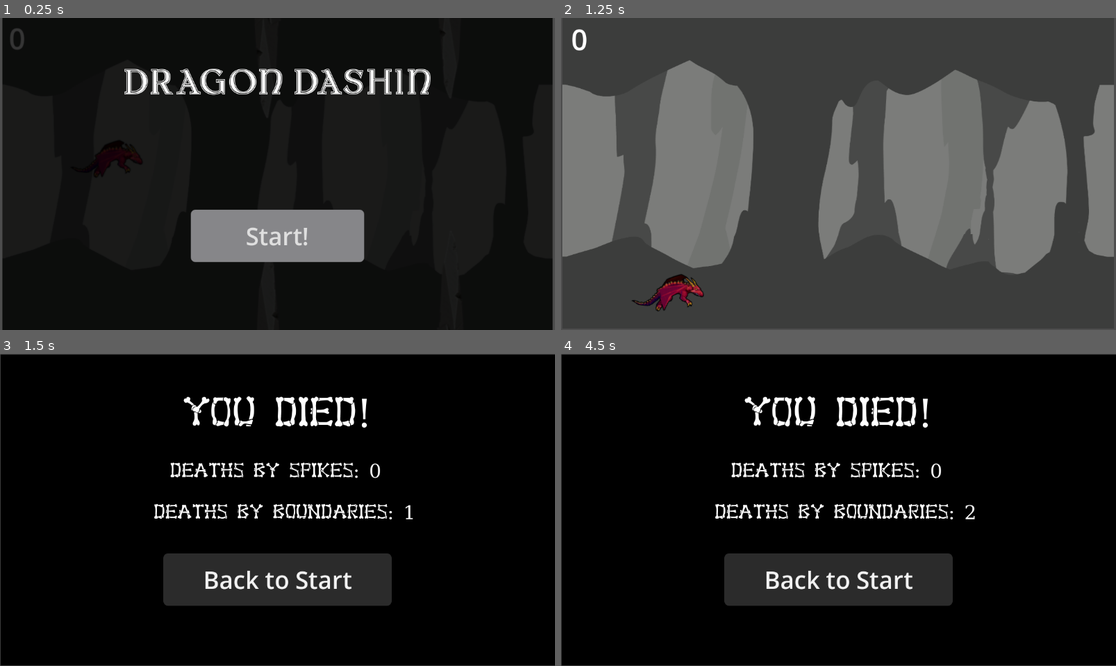
Above: before the commit, frames 1-4 (two rows, left to right).
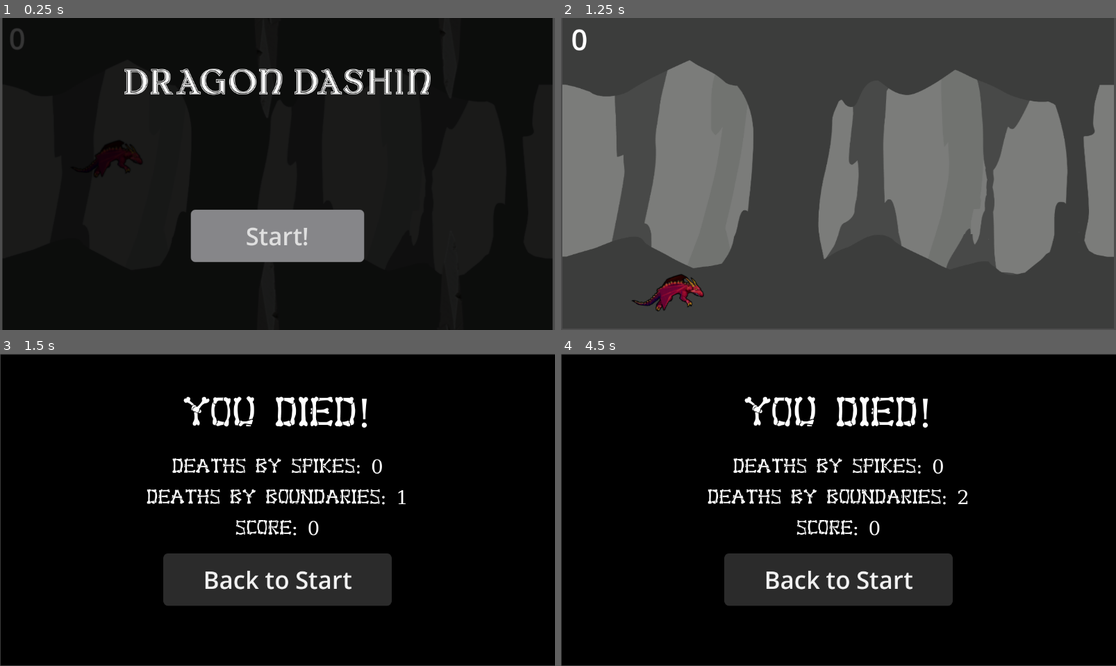
Above: after the commit, the same moments.

Repository: savagerunderscorelex/flappy-game
Game: Godot game, scene res://scenes/main_menu.tscn
Two runs of this game, one before a commit and one after it. Both use one fixed random seed, a clock stepped at 60 frames per second and the inputs below.
Inputs:
- Up to frame 1 (0.25 s): no input
- Up to frame 2 (1.25 s): click "Start!" at 0.5 s
- Up to frame 3 (1.5 s): tap Enter at 1.25 s
- Up to frame 4 (4.5 s): tap Space at 2 s; click "Back to Start" at 2.75 s; click "Start!" at 3.5 s

Frames 1-2 are identical in both runs. In frame 3, 3.4% of the frame differs, in the area x 26-75%, y 33-59%; in frame 4, 3.4%.

Commit message:
updated readme, added score label to death screen

Diff:
--- a/flappy-game/scenes/death_screen.tscn
+++ b/flappy-game/scenes/death_screen.tscn
@@ -86,14 +86,15 @@
 anchor_top = 0.5
 anchor_right = 0.5
 anchor_bottom = 0.5
-offset_left = -385.0
-offset_top = -110.0
-offset_right = 377.0
-offset_bottom = -47.0
+offset_left = -381.0
+offset_top = -119.5
+offset_right = 381.0
+offset_bottom = -56.5
 grow_horizontal = 2
 grow_vertical = 2
 theme_override_fonts/font = ExtResource("2_mqh5l")
 theme_override_font_sizes/font_size = 40
+text = "placeholder"
 horizontal_alignment = 1
 vertical_alignment = 1
 
@@ -104,14 +105,34 @@
 anchor_top = 0.5
 anchor_right = 0.5
 anchor_bottom = 0.5
-offset_left = -471.0
-offset_top = -28.0
-offset_right = 501.0
-offset_bottom = 42.0
+offset_left = -486.0
+offset_top = -59.0
+offset_right = 486.0
+offset_bottom = 11.0
 grow_horizontal = 2
 grow_vertical = 2
 theme_override_fonts/font = ExtResource("2_mqh5l")
 theme_override_font_sizes/font_size = 40
+text = "placeholder"
+horizontal_alignment = 1
+vertical_alignment = 1
+
+[node name="Score" type="Label" parent="."]
+layout_mode = 1
+anchors_preset = 8
+anchor_left = 0.5
+anchor_top = 0.5
+anchor_right = 0.5
+anchor_bottom = 0.5
+offset_left = -486.0
+offset_top = 5.0
+offset_right = 486.0
+offset_bottom = 75.0
+grow_horizontal = 2
+grow_vertical = 2
+theme_override_fonts/font = ExtResource("2_mqh5l")
+theme_override_font_sizes/font_size = 40
+text = "placeholder"
 horizontal_alignment = 1
 vertical_alignment = 1
 
--- a/flappy-game/scripts/death_screen.gd
+++ b/flappy-game/scripts/death_screen.gd
@@ -6,3 +6,4 @@
 func _enter_tree() -> void:
 	$Deathsbyboundaries.text = "deaths by boundaries: " + str(Autoload.deathsByBoundaries)
 	$Deathsbyspikes.text = "deaths by spikes: " + str(Autoload.deathsBySpikes)
+	$Score.text = "score: " + str(Autoload.score)
Not shown, changed: README.md
